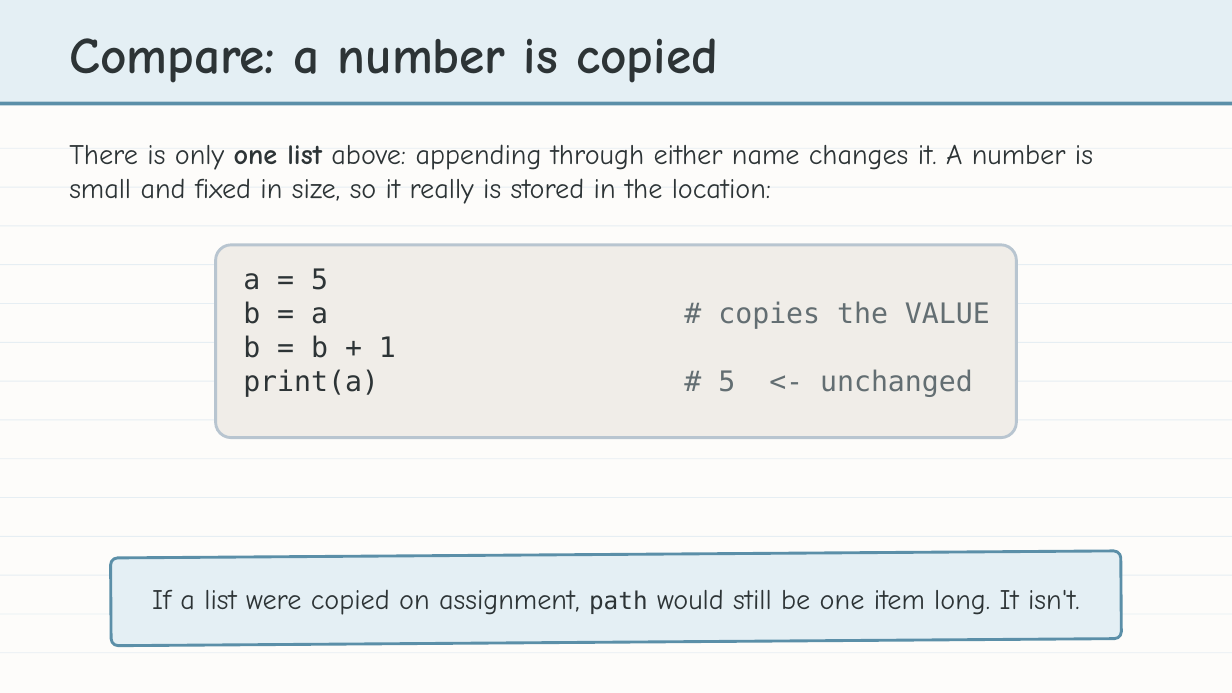
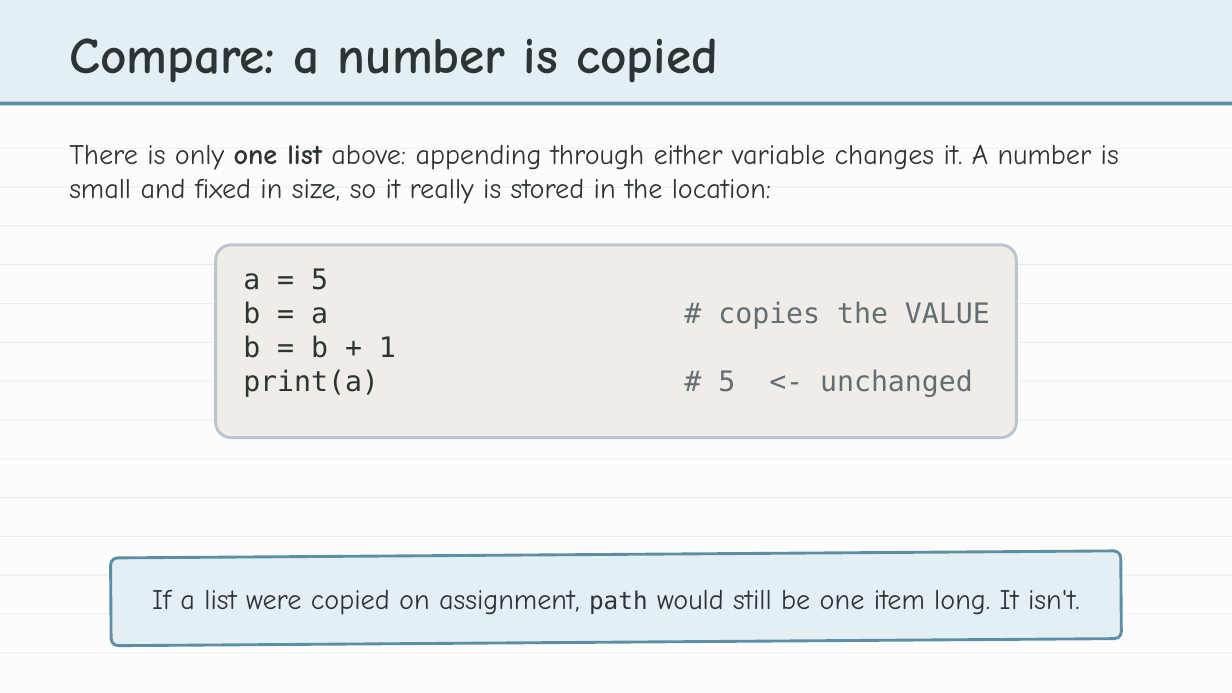
Before and after one commit to bradamiller/LearningPython, a slide deck: slide 23 of static/slides/module-04-manhattan/module-4-lesson-03-lists.pptx. Drawn at 1232x693 pixels with LibreOffice and Linux fonts; fonts in the diff are those of the drawing. Boxes give left, top, right and bottom in pixels: in the first picture for what was removed or moved away, otherwise in the second. Text is boxed around its words. In the diff, an @@ line names an element or a change of style, - is before the commit and + after.

```diff
--- a/static/slides/module-04-manhattan/module-4-lesson-03-lists.pptx
+++ b/static/slides/module-04-manhattan/module-4-lesson-03-lists.pptx
@@ text at <box>69,144,1119,204</box>: text changed @@
-There is only one list above: appending through either name changes it. A number is small and fixed in size, so it really is stored in the location:
+There is only one list above: appending through either variable changes it. A number is small and fixed in size, so it really is stored in the location:
```
Also in this commit, not shown: 6 other slides changed, 8 other files.
